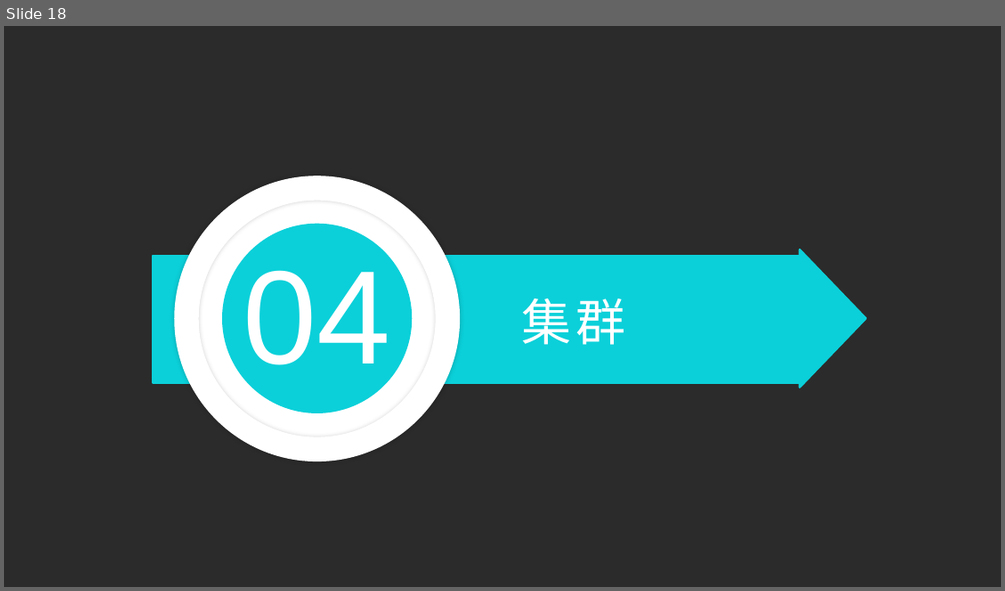
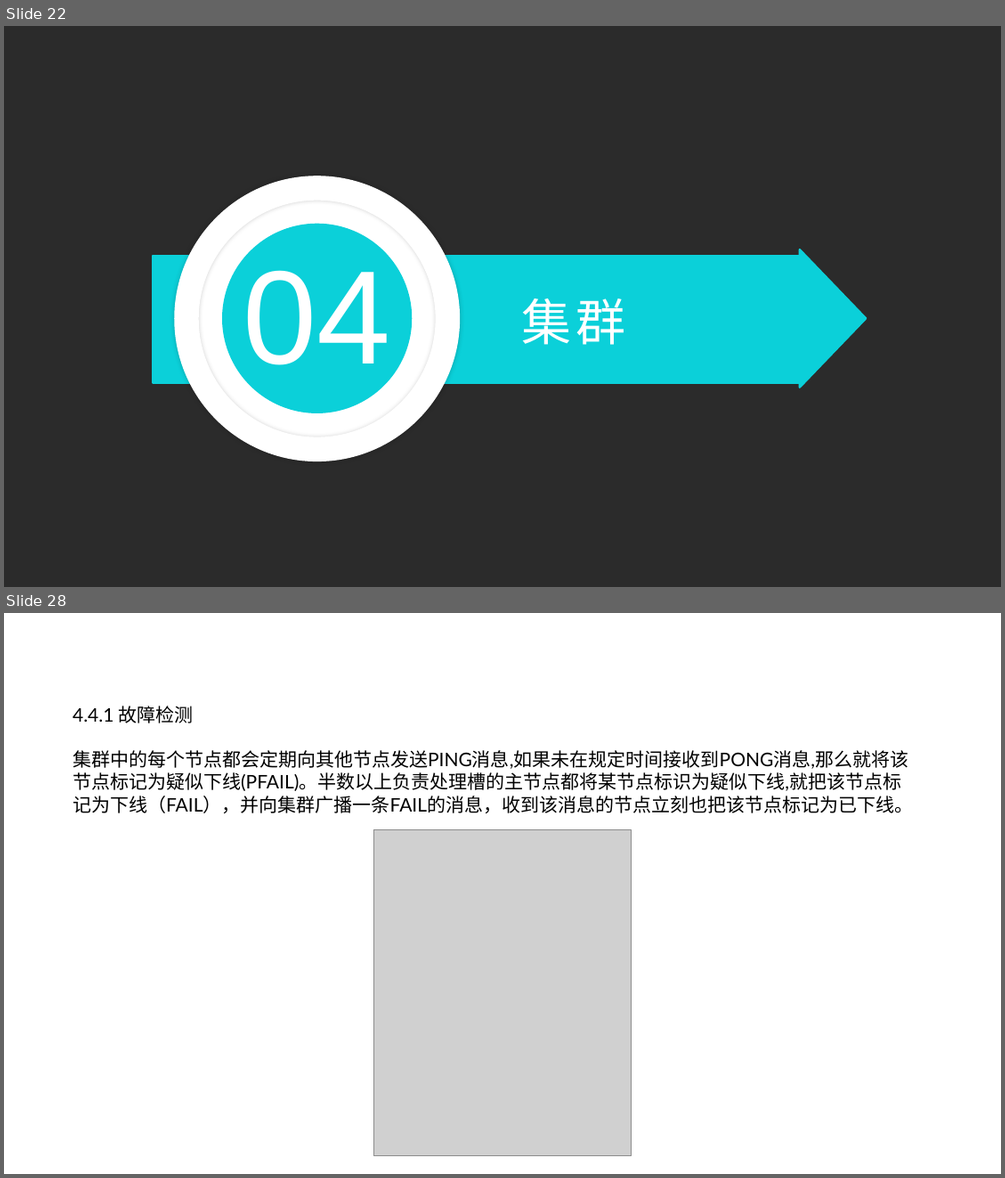
Before and after one commit to zhaozhiqiang8090/share-data, a slide deck: ppt/redis之多机数据库实现.pptx. Shown one above the other, each under a label of ours: slide 18 before the commit, slides 22 and 28 after it; the slides between them are not shown. The pictures are 1005x591 and 1005x1178 pixels, drawn with LibreOffice and Linux fonts; fonts in the diff are those of the drawing; grey boxes stand for pictures; background and template pictures are left out; a plain dark background stands for a picture behind light text. Boxes give left, top, right and bottom in pixels: in the first picture for what was removed or moved away, otherwise in the second. Text is boxed around its words. In the diff, an @@ line names an element or a change of style, - is before the commit and + after.

```diff
--- a/ppt/redis之多机数据库实现.pptx
+++ b/ppt/redis之多机数据库实现.pptx
@@ slide 28 added at (x1=4, y1=613, x2=1001, y2=1174), background picture (left out) @@
@@ text added at (x1=73, y1=706, x2=913, y2=813), 18 pt, text #000000 @@
+4.4.1 故障检测
+集群中的每个节点都会定期向其他节点发送PING消息,如果未在规定时间接收到PONG消息,那么就将该节点标记为疑似下线(PFAIL)。半数以上负责处理槽的主节点都将某节点标识为疑似下线,就把该节点标记为下线（FAIL），并向集群广播一条FAIL的消息，收到该消息的节点立刻也把该节点标记为已下线。
@@ picture added at (x1=373, y1=830, x2=631, y2=1155) @@
@@ what was slide 18 is now slide 22 @@
```
Also in this commit, not shown: 10 slides changed, 11 other slides added, 4 slides removed, 4 other files.
